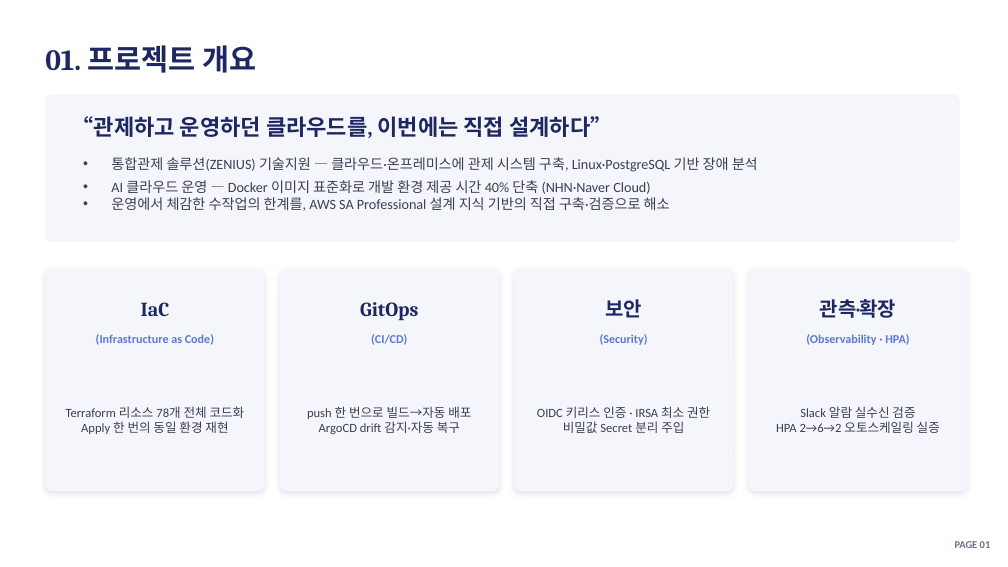
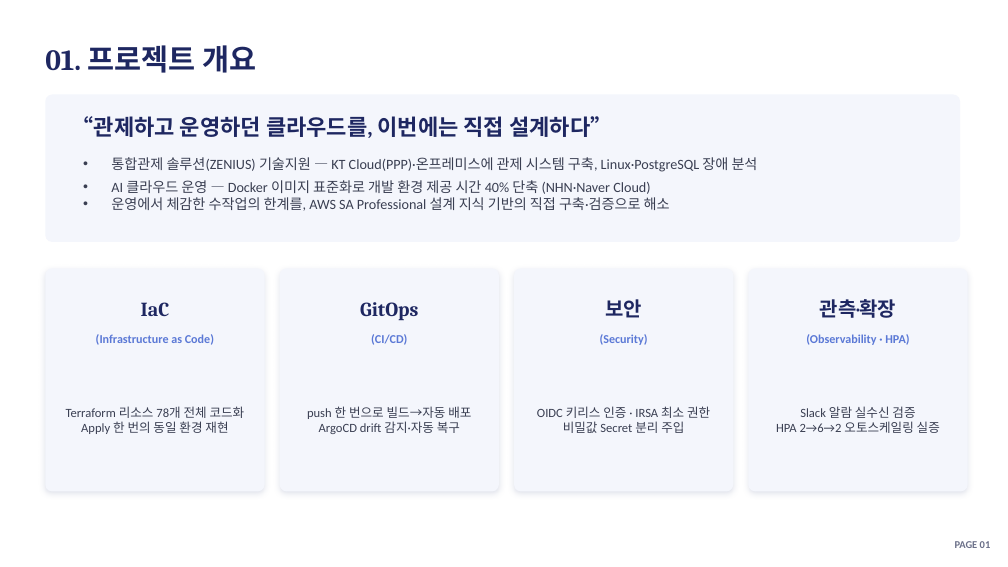
Before and after one commit to soc05272/eks-gitops-portfolio, a slide deck: slide 3 of docs/presentation.pptx. Drawn at 1008x567 pixels with LibreOffice and Linux fonts; fonts in the diff are those of the drawing. Boxes give left, top, right and bottom in pixels: in the first picture for what was removed or moved away, otherwise in the second. Text is boxed around its words. In the diff, an @@ line names an element or a change of style, - is before the commit and + after.

```diff
--- a/docs/presentation.pptx
+++ b/docs/presentation.pptx
@@ text at bbox=[111, 157, 758, 172]: text changed @@
-• 통합관제 솔루션(ZENIUS) 기술지원 — 클라우드·온프레미스에 관제 시스템 구축, Linux·PostgreSQL 기반 장애 분석
+• 통합관제 솔루션(ZENIUS) 기술지원 — KT Cloud(PPP)·온프레미스에 관제 시스템 구축, Linux·PostgreSQL 장애 분석
```
